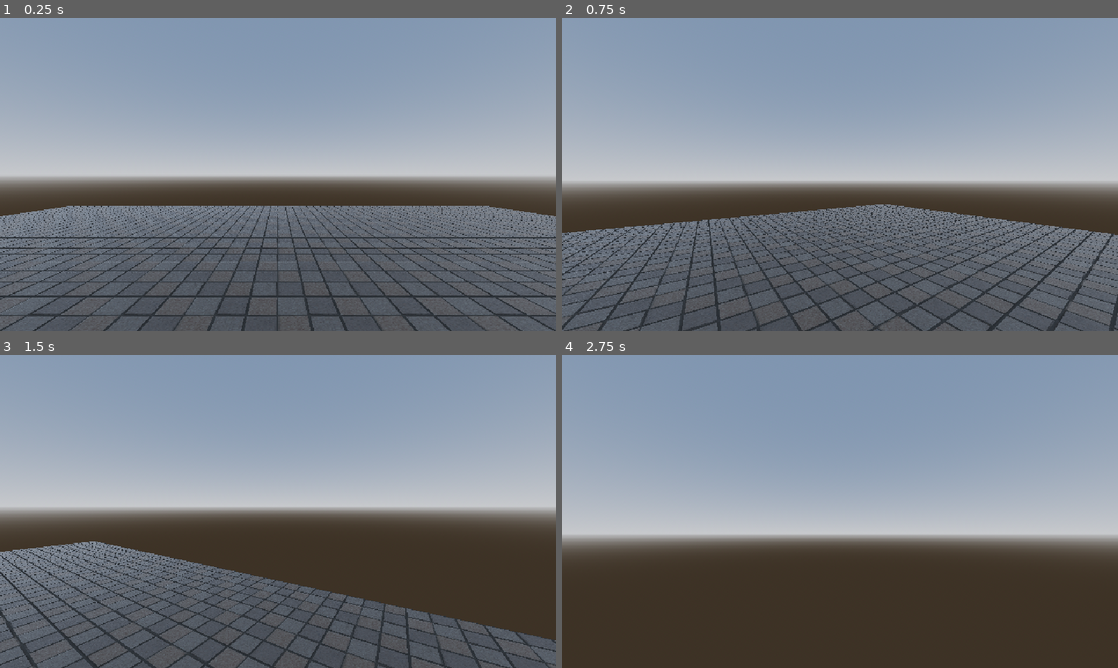
Above: before the commit, frames 1-4 (two rows, left to right).
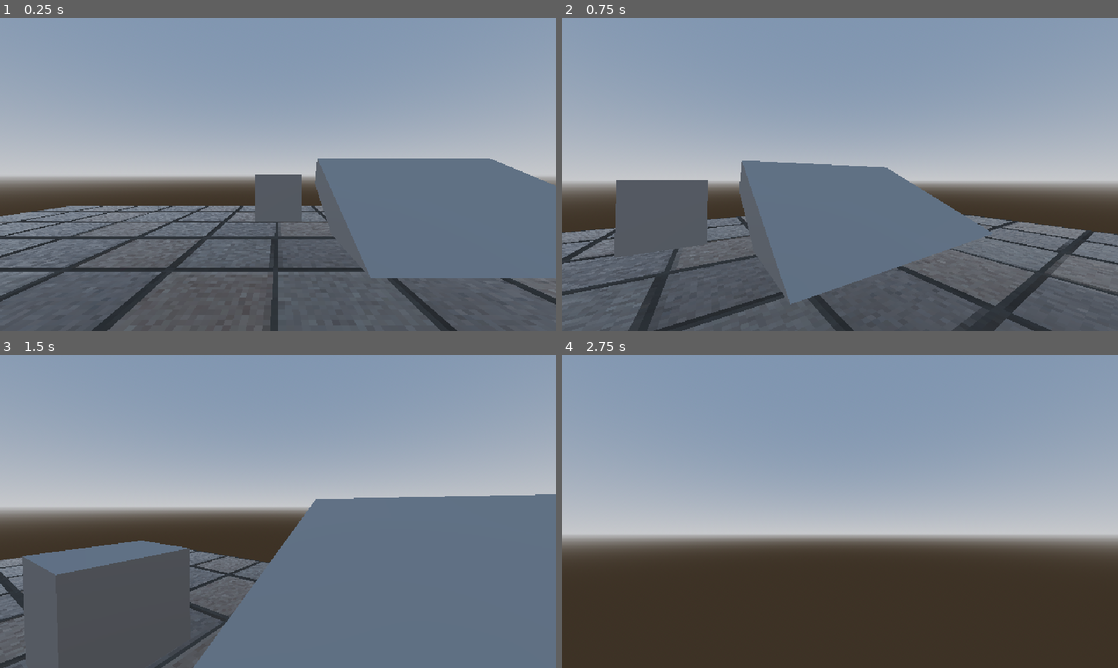
Above: after the commit, the same moments.

Repository: nulture/the_archives
Game: Godot game, scene res://scenes/world.tscn
Two runs of this game, one before a commit and one after it. Both use one fixed random seed, a clock stepped at 60 frames per second and the inputs below.
Inputs (mouse positions are in pixels of both pictures, inside the frame that each line leads up to):
- Up to frame 1 (0.25 s): no input
- Up to frame 2 (0.75 s): tap Enter at 0.5 s; move the mouse to (867, 174) at 0.52 s; hold W (walk_forward) from 0.53 s (still down); hold Shift (sprint) from 0.53 s (still down); click (867, 174) at 0.67 s
- Up to frame 3 (1.5 s): keep holding W (walk_forward); tap Space (jump) at 0.77 s; move the mouse to (250, 511) at 1.27 s; release Shift (sprint) at 1.28 s; tap Shift (sprint) at 1.35 s
- Up to frame 4 (2.75 s): keep holding W (walk_forward); tap Space (jump) at 1.52 s; move the mouse to (851, 505) at 2.02 s; hold Shift (sprint) from 2.03 s (still down)

The runs differ from the first frame. In frame 1, 18% of the frame differs, in the area x 0-100%, y 44-100%; in frame 2, 19%; in frame 3, 37%; in frame 4, nothing differs.

Commit message:
Added ledge grabs

Diff:
--- a/assets/materials/square_tiles_03.tres
+++ b/assets/materials/square_tiles_03.tres
@@ -15,5 +15,5 @@
 normal_texture = ExtResource("3_npnq3")
 ao_enabled = true
 ao_texture = ExtResource("2_1k2qc")
-uv1_scale = Vector3(20, 20, 20)
+uv1_scale = Vector3(4, 4, 4)
 texture_filter = 0
--- a/scenes/player.tscn
+++ b/scenes/player.tscn
@@ -1,6 +1,9 @@
-[gd_scene load_steps=4 format=3 uid="uid://bowekhs5mnpfs"]
+[gd_scene load_steps=6 format=3 uid="uid://bowekhs5mnpfs"]
 
 [ext_resource type="Script" path="res://scripts/player.gd" id="1_g6rkt"]
+
+[sub_resource type="PhysicsMaterial" id="PhysicsMaterial_47urd"]
+friction = 0.0
 
 [sub_resource type="CapsuleShape3D" id="CapsuleShape3D_4ojsg"]
 radius = 0.333
@@ -8,11 +11,16 @@
 [sub_resource type="CapsuleShape3D" id="CapsuleShape3D_x8wxm"]
 radius = 0.3
 
+[sub_resource type="BoxShape3D" id="BoxShape3D_7cxpb"]
+size = Vector3(0.5, 0.01, 0.01)
+
 [node name="player" type="RigidBody3D"]
 axis_lock_angular_x = true
 axis_lock_angular_y = true
 axis_lock_angular_z = true
+physics_material_override = SubResource("PhysicsMaterial_47urd")
 script = ExtResource("1_g6rkt")
+walk_damp = 10.0
 
 [node name="shape" type="CollisionShape3D" parent="."]
 shape = SubResource("CapsuleShape3D_4ojsg")
@@ -20,6 +28,12 @@
 [node name="floor_sensor" type="ShapeCast3D" parent="."]
 shape = SubResource("CapsuleShape3D_x8wxm")
 target_position = Vector3(0, -0.1, 0)
+max_results = 1
+
+[node name="ledge_sensor" type="ShapeCast3D" parent="."]
+transform = Transform3D(1, 0, 0, 0, 1, 0, 0, 0, 1, 0, 0.7, -0.4)
+shape = SubResource("BoxShape3D_7cxpb")
+target_position = Vector3(0, -1.5, 0)
 
 [node name="pov" type="Node3D" parent="."]
 transform = Transform3D(1, 0, 0, 0, 1, 0, 0, 0, 1, 0, 0.5, -0.158843)
--- a/scenes/world.tscn
+++ b/scenes/world.tscn
@@ -21,6 +21,10 @@
 material = ExtResource("1_vhy75")
 size = Vector2(20, 20)
 
+[sub_resource type="BoxShape3D" id="BoxShape3D_mqss7"]
+
+[sub_resource type="BoxMesh" id="BoxMesh_6dohc"]
+
 [node name="world" type="Node3D"]
 
 [node name="environment" type="WorldEnvironment" parent="."]
@@ -35,5 +39,23 @@
 mesh = SubResource("PlaneMesh_hlmlc")
 skeleton = NodePath("../..")
 
+[node name="StaticBody3D" type="StaticBody3D" parent="."]
+transform = Transform3D(1, 0, 0, 0, 1, 0, 0, 0, 1, 0, 1, -5)
+
+[node name="CollisionShape3D" type="CollisionShape3D" parent="StaticBody3D"]
+shape = SubResource("BoxShape3D_mqss7")
+
+[node name="MeshInstance3D" type="MeshInstance3D" parent="StaticBody3D"]
+mesh = SubResource("BoxMesh_6dohc")
+
+[node name="StaticBody3D2" type="StaticBody3D" parent="."]
+transform = Transform3D(5.89036, 0, 0, 0, 0.890141, -2.1394, 0, 0.455685, 4.17914, 4.28234, 0.553404, -5.27885)
+
+[node name="CollisionShape3D" type="CollisionShape3D" parent="StaticBody3D2"]
+shape = SubResource("BoxShape3D_mqss7")
+
+[node name="MeshInstance3D" type="MeshInstance3D" parent="StaticBody3D2"]
+mesh = SubResource("BoxMesh_6dohc")
+
 [node name="player" parent="." instance=ExtResource("2_musby")]
 transform = Transform3D(1, 0, 0, 0, 1, 0, 0, 0, 1, 0, 1, 0)
--- a/scripts/player.gd
+++ b/scripts/player.gd
@@ -5,11 +5,10 @@
 
 @onready var pov : Node3D = $pov
 @onready var floor_sensor : ShapeCast3D = $floor_sensor
-# @onready var walk_damp : float = self.linear_damp
+@onready var ledge_sensor : ShapeCast3D = $ledge_sensor
 
-
-@export var walk_slow_speed : float = 45.0
-@export var walk_fast_speed : float = 70.0
+@export var walk_slow_speed : float = 40.0
+@export var walk_fast_speed : float = 60.0
 @export var walk_damp : float = 7.0
 @export_range(0, 1, 0.025) var walk_air_control : float = 0.125
 
@@ -17,8 +16,11 @@
 @export var mouse_turn_speed : float = 1.0
 
 @export var jump_strength : float = 4.0
+@export var ledgegrab_strength : float = 6.0
 
 var turn_mouse_axis : Vector2
+
+var is_ledgegrab_exhausted
 
 var _is_sprinting : bool
 var is_sprinting : bool :
@@ -34,6 +36,11 @@
 
 var walk_speed : float :
 	get: return walk_fast_speed if is_sprinting else walk_slow_speed
+
+
+func _ready() -> void:
+	# floor_sensor.
+	pass
 
 
 func _input(event: InputEvent) -> void:
@@ -63,6 +70,20 @@
 	self.apply_force(walk_vector * walk_speed * floor_scalar)
 	self.apply_force(-self.linear_velocity * (Vector3.ONE - Vector3.UP) * walk_damp * floor_scalar)
 
+	if is_on_floor:
+		is_ledgegrab_exhausted = false
+	elif walk_axis:
+		try_ledgegrab()
+
+func try_ledgegrab() -> void:
+	if is_ledgegrab_exhausted or is_on_floor or self.linear_velocity.y >= 0.0 or not ledge_sensor.is_colliding(): return
+
+
+	self.linear_velocity = self.linear_velocity * (Vector3.ONE - Vector3.UP)
+	self.apply_impulse(Vector3.UP * ledgegrab_strength)
+	is_ledgegrab_exhausted = true
+
+
 func try_jump() -> void:
 	if not is_on_floor: return
 	self.apply_impulse(Vector3.UP * jump_strength)
Not shown: 1 places in scenes/world.tscn that only renumber resources
